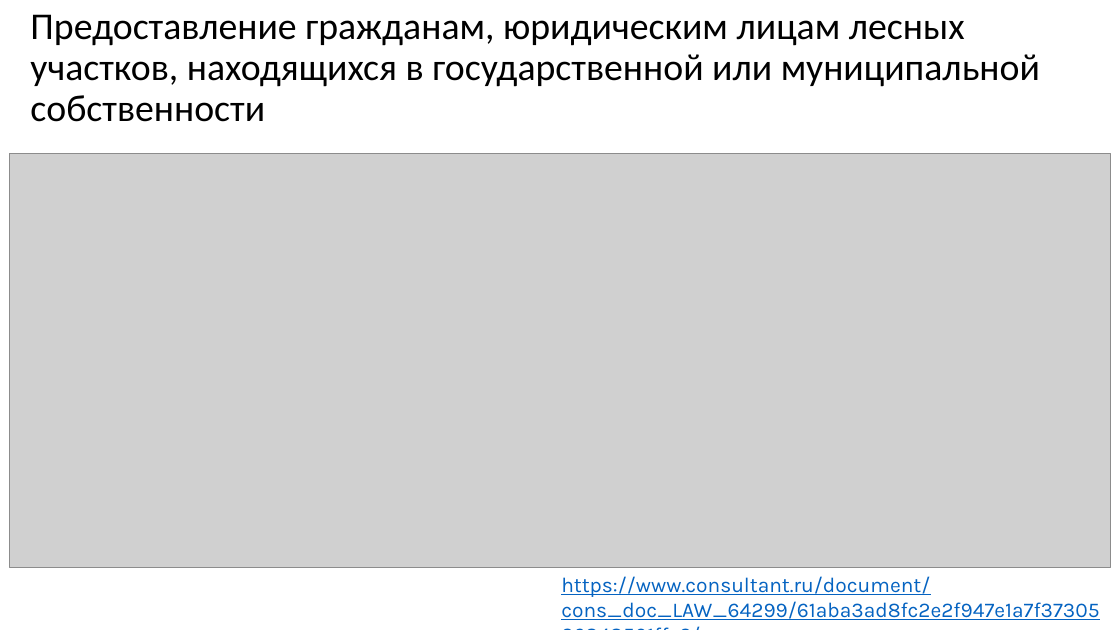
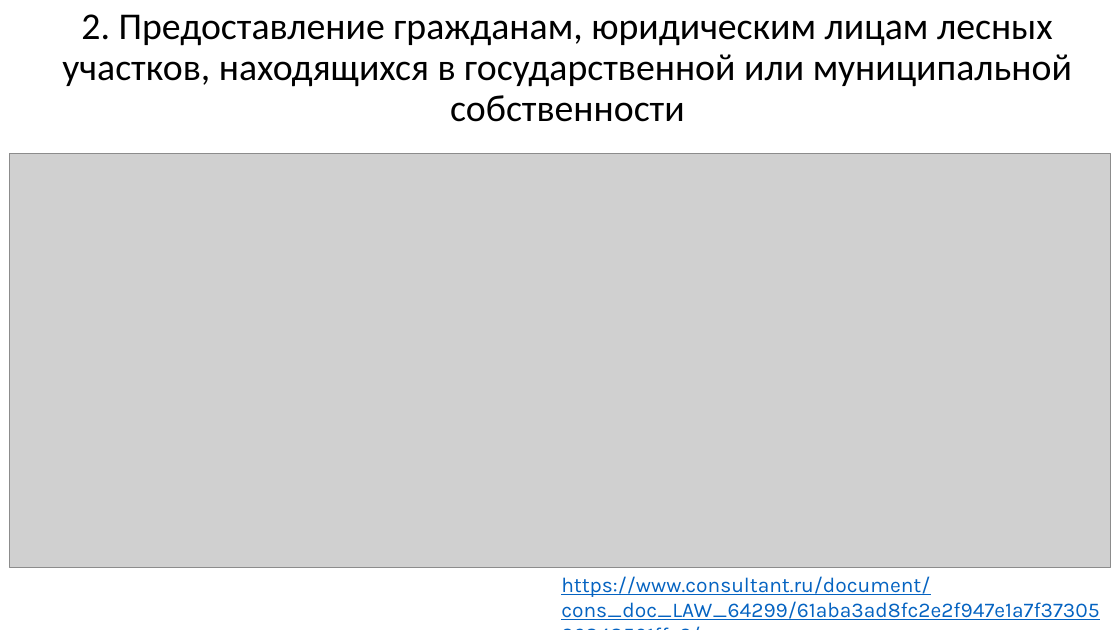
Before and after one commit to mcdodik20008/docs, a slide deck: slide 5 of Презентация.pptx (slide 3 before the commit). Drawn at 1120x630 pixels with LibreOffice and Linux fonts; fonts in the diff are those of the drawing; grey boxes stand for pictures. Boxes give left, top, right and bottom in pixels: in the first picture for what was removed or moved away, otherwise in the second. Text is boxed around its words. In the diff, an @@ line names an element or a change of style, - is before the commit and + after.

```diff
--- a/Презентация.pptx
+++ b/Презентация.pptx
@@ title at [62, 14, 1072, 122]: text changed; text colour #000000 to #303030 @@
-Предоставление гражданам, юридическим лицам лесных участков, находящихся в государственной или муниципальной собственности
+2. Предоставление гражданам, юридическим лицам лесных участков, находящихся в государственной или муниципальной собственности
```
Also in this commit, not shown: 8 other slides changed, 4 slides added, 1 other file.
